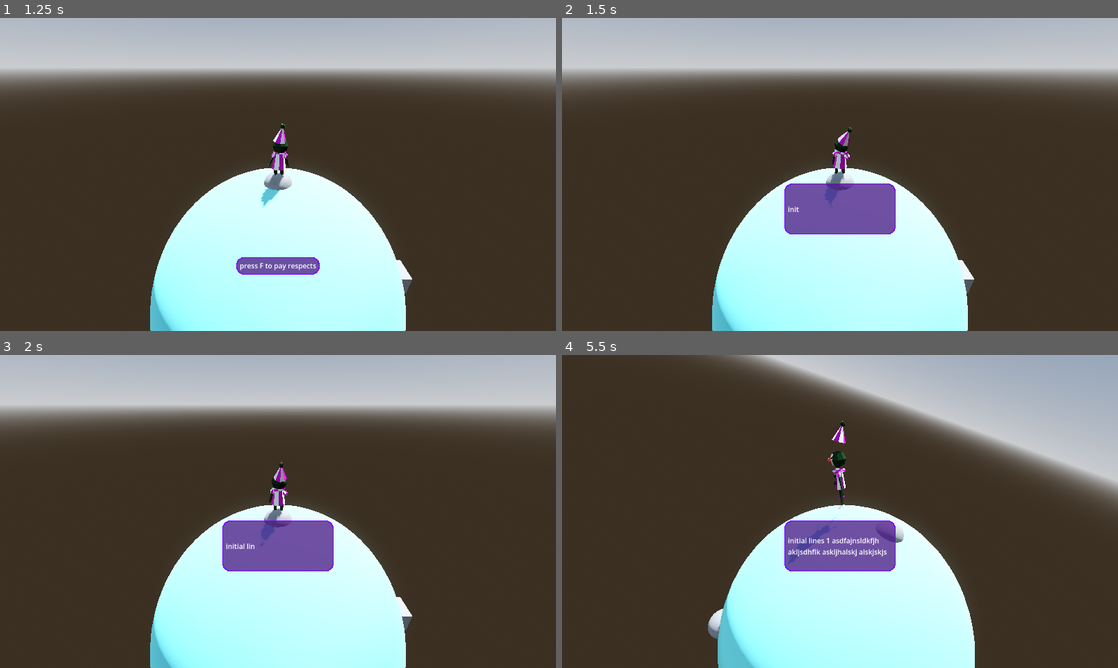
Above: before the commit, frames 1-4 (two rows, left to right).
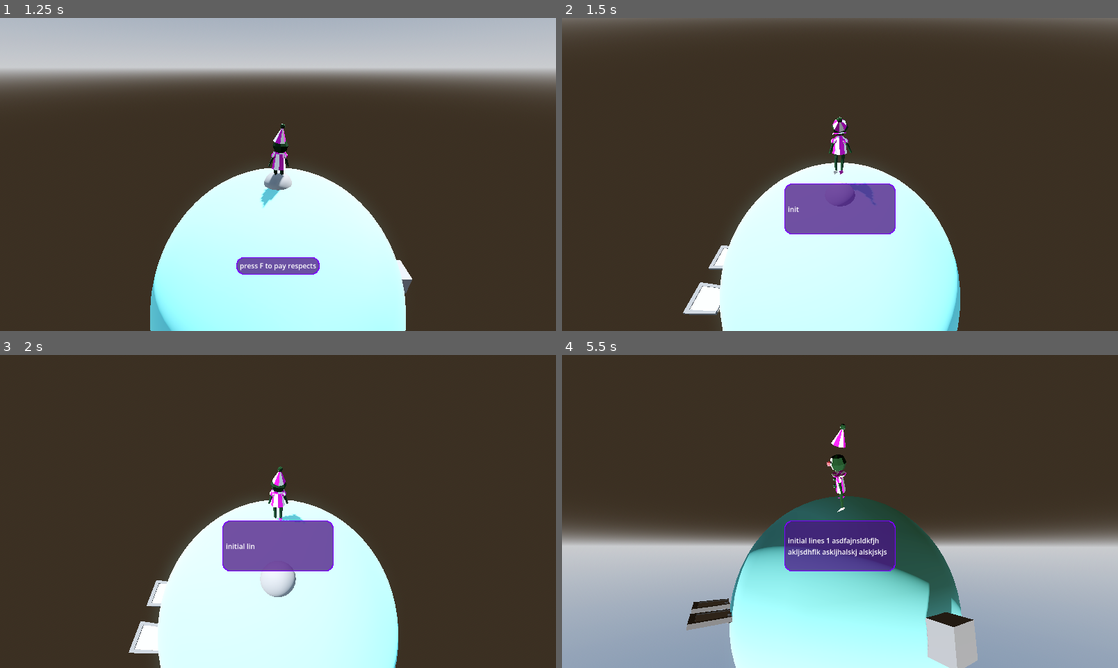
Above: after the commit, the same moments.

Repository: boner-cmd/effective-octo-pancake
Game: Godot game, scene res://Scenes/TitleScreen.tscn
Two runs of this game, one before a commit and one after it. Both use one fixed random seed, a clock stepped at 60 frames per second and the inputs below. The engine's default icon, where the game draws it, is replaced by a stand-in: a white triangle on a blue panel in a dark square. Sound files missing from this copy of the repository are replaced by a short silence.
Inputs (mouse positions are in pixels of both pictures, inside the frame that each line leads up to):
- Up to frame 1 (1.25 s): click (61, 149) at 0.5 s
- Up to frame 2 (1.5 s): tap F (interact) at 1.25 s; move the mouse to (867, 174) at 1.27 s; hold W (up) from 1.28 s (still down); hold Space (advance_dialogue) from 1.28 s (still down)
- Up to frame 3 (2 s): keep holding W (up); keep holding Space (advance_dialogue); tap Enter (ui_accept) at 1.52 s
- Up to frame 4 (5.5 s): move the mouse to (812, 511) at 2.02 s; release Space (advance_dialogue) at 2.03 s; tap F (interact) at 2.1 s; tap Enter (ui_accept) at 2.27, 3.77, 4.52, 5.27 s; move the mouse to (851, 505) at 2.77 s; press the mouse at (851, 505) at 2.78 s; move the mouse to (834, 517) at 3.52 s; release the mouse at (834, 517) at 3.53 s; tap Space (advance_dialogue) at 3.6 s; move the mouse to (878, 514) at 4.27 s; hold F (interact) 4.28-5.03 s; tap Escape (ui_cancel) at 4.9 s; move the mouse to (673, 464) at 5.02 s; release W (up) at 5.03 s; hold A (left) from 5.03 s (still down); click (673, 464) at 5.1 s

Frame 1 is identical in both runs. In frame 2, 31% of the frame differs, in the area x 0-100%, y 0-100%; in frame 3, 32%; in frame 4, 59%.

Commit message:
Refactor AnimController, import settings

Diff:
--- /dev/null
+++ b/Character Scenes/PlayerAnimHandler.gd
@@ -0,0 +1,90 @@
+extends Node3D
+@onready var anim_tree: AnimationTree = $AnimationTree
+
+enum AnimStates {IDLE, WALK, JUMP, GET, GIVE, TALK, VICTORY, EXIT}
+
+var current_anim := AnimStates.IDLE
+
+func _set_player_anim(anim : AnimStates):
+	current_anim = anim
+	match current_anim:
+		AnimStates.IDLE:
+			anim_tree.set("parameters/Reset_Idle/seek_request", 0.0)
+
+			anim_tree.set("parameters/Walk/blend_amount", 0.0)
+			anim_tree.set("parameters/Exit/blend_amount", 0.0)
+			anim_tree.set("parameters/Victory/blend_amount", 0.0)
+
+			anim_tree.set("parameters/Talk/blend_amount", 0.0)
+			anim_tree.set("parameters/Get/blend_amount", 0.0)
+			anim_tree.set("parameters/Give/blend_amount", 0.0)
+		AnimStates.WALK:
+			anim_tree.set("parameters/Reset_Walk/seek_request", 0.0)
+
+			anim_tree.set("parameters/Walk/blend_amount", 1.0)
+			anim_tree.set("parameters/Exit/blend_amount", 0.0)
+			anim_tree.set("parameters/Victory/blend_amount", 0.0)
+
+			anim_tree.set("parameters/Talk/blend_amount", 0.0)
+			anim_tree.set("parameters/Get/blend_amount", 0.0)
+			anim_tree.set("parameters/Give/blend_amount", 0.0)
+		AnimStates.JUMP:
+			anim_tree.set("parameters/Jump/request", AnimationNodeOneShot.ONE_SHOT_REQUEST_FIRE)
+
+			anim_tree.set("parameters/Walk/blend_amount", 0.0)
+			anim_tree.set("parameters/Exit/blend_amount", 0.0)
+			anim_tree.set("parameters/Victory/blend_amount", 0.0)
+
+			anim_tree.set("parameters/Talk/blend_amount", 0.0)
+			anim_tree.set("parameters/Get/blend_amount", 0.0)
+			anim_tree.set("parameters/Give/blend_amount", 0.0)
+
+
+			await anim_tree.animation_finished
+			_set_player_anim(AnimStates.IDLE)
+		AnimStates.GET:
+			anim_tree.set("parameters/Walk/blend_amount", 0.0)
+			anim_tree.set("parameters/Exit/blend_amount", 0.0)
+			anim_tree.set("parameters/Victory/blend_amount", 0.0)
+
+			anim_tree.set("parameters/Talk/blend_amount", 1.0)
+			anim_tree.set("parameters/Get/blend_amount", 1.0)
+			anim_tree.set("parameters/Give/blend_amount", 0.0)
+		AnimStates.GIVE:
+			anim_tree.set("parameters/Walk/blend_amount", 0.0)
+			anim_tree.set("parameters/Exit/blend_amount", 0.0)
+			anim_tree.set("parameters/Victory/blend_amount", 0.0)
+
+			anim_tree.set("parameters/Talk/blend_amount", 1.0)
+			anim_tree.set("parameters/Get/blend_amount", 0.0)
+			anim_tree.set("parameters/Give/blend_amount", 1.0)
+
+		AnimStates.TALK:
+			anim_tree.set("parameters/Walk/blend_amount", 0.0)
+			anim_tree.set("parameters/Exit/blend_amount", 0.0)
+			anim_tree.set("parameters/Victory/blend_amount", 0.0)
+
+			anim_tree.set("parameters/Talk/blend_amount", 1.0)
+			anim_tree.set("parameters/Get/blend_amount", 0.0)
+			anim_tree.set("parameters/Give/blend_amount", 0.0)
+
+		AnimStates.VICTORY:
+			anim_tree.set("parameters/Walk/blend_amount", 0.0)
+			anim_tree.set("parameters/Exit/blend_amount", 0.0)
+			anim_tree.set("parameters/Victory/blend_amount", 1.0)
+
+			anim_tree.set("parameters/Talk/blend_amount", 0.0)
+			anim_tree.set("parameters/Get/blend_amount", 0.0)
+			anim_tree.set("parameters/Give/blend_amount", 0.0)
+
+		AnimStates.EXIT:
+			anim_tree.set("parameters/Reset_Exit/seek_request", 0.0)
+
+			anim_tree.set("parameters/Walk/blend_amount", 0.0)
+			anim_tree.set("parameters/Exit/blend_amount", 1.0)
+			anim_tree.set("parameters/Victory/blend_amount", 0.0)
+			anim_tree.set("parameters/Talk/blend_amount", 0.0)
+			anim_tree.set("parameters/Get/blend_amount", 0.0)
+			anim_tree.set("parameters/Give/blend_amount", 0.0)
+
+			await anim_tree.animation_finished
--- a/Character Scenes/PlayerController.gd
+++ b/Character Scenes/PlayerController.gd
@@ -17,108 +17,27 @@
 @onready var clown: Node3D = $ClownRigFBX
 
 #anim handling
+@onready var current_anim = clown.AnimStates.IDLE
 
-var anim_tree : AnimationTree
-var blend_speed := 50.0
-
-enum {IDLE, WALK, JUMP, GET, GIVE, TALK, VICTORY, EXIT}
-@export var current_anim = IDLE
-
-var walk_val : float = 0.0
-var talk_val : float = 0.0
-var get_val : float = 0.0
-var give_val : float = 0.0
-var vic_val : float = 0.0
-var exit_val : float = 0.0
-
-var Vic_Reset : bool = false
-var Walk_Reset : bool = false
 var Idle_Check : bool = false
-
-func handle_animations(delta):
+func handle_frozen():
 	match current_anim:
-		IDLE:
+		clown.AnimStates.IDLE:
 			movement_frozen = false
-			walk_val = lerpf(walk_val, 0.0, blend_speed * delta)
-			talk_val = lerpf(talk_val, 0.0, blend_speed * delta)
-			get_val = lerpf(get_val, 0.0, blend_speed * delta)
-			give_val = lerpf(give_val, 0.0, blend_speed * delta)
-			vic_val = 0.0
-			exit_val = 0.0
-			Walk_Reset = true
-		WALK:
+		clown.AnimStates.WALK:
 			movement_frozen = false
-			if Walk_Reset:
-				anim_tree.set("parameters/Reset_Walk/seek_request", 0.0)
-				Walk_Reset = false
-			walk_val = lerpf(walk_val, 1.0, blend_speed * delta)
-			talk_val = lerpf(talk_val, 0.0, blend_speed * delta)
-			get_val = lerpf(get_val, 0.0, blend_speed * delta)
-			give_val = lerpf(give_val, 0.0, blend_speed * delta)
-			vic_val = 0.0
-			exit_val = 0.0
-		JUMP:
+		clown.AnimStates.JUMP:
 			movement_frozen = false
-			walk_val = 0.0
-			talk_val = 0.0
-			get_val = 0.0
-			give_val = 0.0
-			vic_val = 0.0
-			exit_val = 0.0
-			Walk_Reset = true
-		TALK:
+		clown.AnimStates.TALK:
 			movement_frozen = true
-			walk_val = lerpf(walk_val, 0.0, blend_speed * delta)
-			talk_val = 1.0
-			get_val = lerpf(get_val, 0.0, blend_speed * delta)
-			give_val = lerpf(give_val, 0.0, blend_speed * delta)
-			vic_val = 0.0
-			exit_val = 0.0
-		GET:
+		clown.AnimStates.GET:
 			movement_frozen = true
-			walk_val = lerpf(walk_val, 0.0, blend_speed * delta)
-			talk_val = 1.0
-			get_val = lerpf(get_val, 1.0, blend_speed * delta)
-			give_val = lerpf(give_val, 0.0, blend_speed * delta)
-			vic_val = 0.0
-			exit_val = 0.0
-		GIVE:
+		clown.AnimStates.GIVE:
 			movement_frozen = true
-			walk_val = lerpf(walk_val, 0.0, blend_speed * delta)
-			talk_val = 1.0
-			get_val = lerpf(get_val, 0.0, blend_speed * delta)
-			give_val = lerpf(give_val, 1.0, blend_speed * delta)
-			vic_val = 0.0
-			exit_val = 0.0
-		VICTORY:
+		clown.AnimStates.VICTORY:
 			movement_frozen = false
-			if Vic_Reset:
-				anim_tree.set("parameters/Reset_Victory/seek_request", 0.0)
-				Vic_Reset = false
-			walk_val = 0.0
-			talk_val = 0.0
-			get_val = 0.0
-			give_val = 0.0
-			vic_val = 1.0
-			exit_val = 0.0
-		EXIT:
+		clown.AnimStates.EXIT:
 			movement_frozen = true
-			anim_tree.set("parameters/Reset_Exit/seek_request", 0.0)
-			walk_val = 0.0
-			talk_val = 0.0
-			get_val = 0.0
-			give_val = 0.0
-			vic_val = 0.0
-			exit_val = 1.0
-
-
-func update_tree():
-	anim_tree["parameters/Walk/blend_amount"] = walk_val
-	anim_tree["parameters/Talk/blend_amount"] = talk_val
-	anim_tree["parameters/Get/blend_amount"] = get_val
-	anim_tree["parameters/Give/blend_amount"] = give_val
-	anim_tree["parameters/Victory/blend_amount"] = vic_val
-	anim_tree["parameters/Exit/blend_amount"] = exit_val
 
 var move_direction : Vector3
 
@@ -142,22 +61,17 @@
 	if event.is_action_pressed("ui_cancel"):
 		Input.mouse_mode = Input.MOUSE_MODE_VISIBLE
 
-		#set explosion
-		Vic_Reset = true
-		current_anim = VICTORY
+		clown._set_player_anim(clown.AnimStates.VICTORY)
 
 	if event.is_action_pressed("left") or event.is_action_pressed("right") or event.is_action_pressed("up") or event.is_action_pressed("down"):
 		if $"../MapUI".visible == false:
 			Input.mouse_mode = Input.MOUSE_MODE_CAPTURED
 
-
 	if event.is_action_pressed("toggle_map"):
 		Input.mouse_mode = Input.MOUSE_MODE_VISIBLE
 
-
-
 	if is_on_floor() and event.is_action_pressed("jump"):
-		anim_tree.set("parameters/Jump/request", AnimationNodeOneShot.ONE_SHOT_REQUEST_FIRE)
+		clown._set_player_anim(clown.AnimStates.JUMP)
 
 func _unhandled_input(event: InputEvent) -> void:
 	var is_camera_motion := (
@@ -168,21 +82,19 @@
 		_camera_input_direction = event.screen_relative * mouse_sensitivity
 
 func _ready() -> void:
-	anim_tree = clown.get_node("AnimationTree")
+	pass
 
 func _physics_process(delta: float) -> void:
-	handle_animations(delta)
-	update_tree()
 	if DialogueManager.is_dialogue_active == true:
-		if DialogueManager.dialogue_state == DialogueManager.CONV_STATE.PLAYER_LISTEN:
-			current_anim = TALK
-		if DialogueManager.dialogue_state == DialogueManager.CONV_STATE.PLAYER_GIVE:
-			current_anim = GIVE
-		if DialogueManager.dialogue_state == DialogueManager.CONV_STATE.PLAYER_RECEIVE:
-			current_anim = GET
-	else:
-		current_anim = IDLE
-
+		match DialogueManager.dialogue_state:
+			DialogueManager.CONV_STATE.PLAYER_LISTEN:
+				clown._set_player_anim(clown.AnimStates.TALK)
+			DialogueManager.CONV_STATE.PLAYER_GIVE:
+				clown._set_player_anim(clown.AnimStates.GIVE)
+			DialogueManager.CONV_STATE.PLAYER_RECEIVE:
+				clown._set_player_anim(clown.AnimStates.GET)
+			DialogueManager.CONV_STATE.COMPLETE:
+				clown._set_player_anim(clown.AnimStates.IDLE)
 
 	if !movement_frozen:
 		_camera_pivot.rotation.x -= _camera_input_direction.y * delta
@@ -202,11 +114,11 @@
 		if raw_input != Vector2(0,0):
 			clown.rotation.y = _camera_pivot.rotation.y - (raw_input.angle() + PI/2)
 			Idle_Check = true
-			current_anim = WALK
+			if clown.current_anim != clown.AnimStates.WALK:
+				clown._set_player_anim(clown.AnimStates.WALK)
 
 		elif Idle_Check:
-			anim_tree.set("parameters/Reset_Idle/seek_request", 0.0)
-			current_anim = IDLE
+			clown._set_player_anim(clown.AnimStates.IDLE)
 			Idle_Check = false
 
 		grav_calc()
--- a/Character Scenes/clown_rig_fbx.tscn
+++ b/Character Scenes/clown_rig_fbx.tscn
@@ -2,6 +2,7 @@
 
 [ext_resource type="PackedScene" uid="uid://oncrpmqt4uub" path="res://Character Export Files/clown/ClownRigFBX.fbx" id="1_ygjs2"]
 [ext_resource type="Material" uid="uid://duxrv1sbho72h" path="res://Character Export Files/Materials/ClownTexture.tres" id="2_qq7ma"]
+[ext_resource type="Script" uid="uid://dg4u7vgwxj36" path="res://Character Scenes/PlayerAnimHandler.gd" id="2_tpj65"]
 [ext_resource type="AnimationLibrary" uid="uid://wt4lshmxqrle" path="res://Character Export Files/clown/ClownAnimations/FromGodot/ClownAnimLibrary.res" id="3_sqv3x"]
 
 [sub_resource type="AnimationNodeAnimation" id="AnimationNodeAnimation_qq7ma"]
@@ -57,7 +58,7 @@
 [sub_resource type="AnimationNodeBlend2" id="AnimationNodeBlend2_stcd8"]
 
 [sub_resource type="AnimationNodeBlendTree" id="AnimationNodeBlendTree_7bg5t"]
-graph_offset = Vector2(-77.23334, -101.30133)
+graph_offset = Vector2(-474.3559, 253.2656)
 nodes/output/position = Vector2(1800, 120)
 nodes/Anim_Idle/node = SubResource("AnimationNodeAnimation_ecp6r")
 nodes/Anim_Idle/position = Vector2(-80, -220)
@@ -72,7 +73,7 @@
 nodes/Anim_Listen/node = SubResource("AnimationNodeAnimation_fgftn")
 nodes/Anim_Listen/position = Vector2(120, 480)
 nodes/Anim_Victory/node = SubResource("AnimationNodeAnimation_ygjs2")
-nodes/Anim_Victory/position = Vector2(1040, 580)
+nodes/Anim_Victory/position = Vector2(1080, 560)
 nodes/Walk/node = SubResource("AnimationNodeBlend2_stcd8")
 nodes/Walk/position = Vector2(340, -120)
 nodes/Jump/node = SubResource("AnimationNodeOneShot_sqv3x")
@@ -92,7 +93,7 @@
 nodes/Reset_Victory/node = SubResource("AnimationNodeTimeSeek_sqv3x")
 nodes/Reset_Victory/position = Vector2(1320, 560)
 "nodes/TimeScale 2/node" = SubResource("AnimationNodeTimeScale_sqv3x")
-"nodes/TimeScale 2/position" = Vector2(1500, 480)
+"nodes/TimeScale 2/position" = Vector2(1440, 560)
 nodes/Reset_Idle/node = SubResource("AnimationNodeTimeSeek_ecp6r")
 nodes/Reset_Idle/position = Vector2(160, -220)
 nodes/Anim_ExitDoor/node = SubResource("AnimationNodeAnimation_qq7ma")
@@ -106,20 +107,24 @@
 node_connections = [&"output", 0, &"Victory", &"Walk", 0, &"Reset_Idle", &"Walk", 1, &"Reset_Walk", &"Jump", 0, &"Walk" …(518 unchanged characters)…
 
 [node name="ClownRigFBX" unique_id=77601808 instance=ExtResource("1_ygjs2")]
+script = ExtResource("2_tpj65")
 
 [node name="Skeleton3D" parent="Rig" parent_id_path=PackedInt32Array(1346645065) index="0" unique_id=1334537233]
-bones/2/position = Vector3(0, 0.002500003, 0)
-bones/2/rotation = Quaternion(0, 0, 0, 1)
+bones/2/position = Vector3(-0.0011467235, 0.002524902, 0.0003706064)
+bones/2/rotation = Quaternion(0.02216755, 0.0041761817, -0.04048715, 0.9989255)
 bones/3/position = Vector3(-1.6885689e-10, 0.0029941183, -8.050192e-11)
-bones/3/rotation = Quaternion(0, 0, 0, 1)
-bones/4/rotation = Quaternion(-0.9890514, -4.309209e-08, 1.16018036e-07, 0.14757188)
-bones/6/rotation = Quaternion(7.69735e-08, 0.16749677, 0.9858726, -1.30775675e-08)
-bones/8/rotation = Quaternion(0.99952626, 0.00037702796, -0.027574765, -0.013666067)
+bones/3/rotation = Quaternion(-0.0030049384, -0.0016402706, -0.07543147, 0.9971451)
+bones/4/rotation = Quaternion(-0.925464, 0.0686871, -0.3272313, 0.17809637)
+bones/6/rotation = Quaternion(-0.17203894, 0.14195676, 0.9686031, -0.109813966)
+bones/8/rotation = Quaternion(0.9835253, 0.17652532, -0.03655091, 0.013451418)
 bones/9/position = Vector3(0.00010731806, 0.005562804, -6.0597074e-07)
-bones/10/rotation = Quaternion(0.99952626, 0.00037702578, 0.02757483, 0.013666067)
+bones/9/rotation = Quaternion(0.070988365, 0.012401652, 0.023071257, 0.9971332)
+bones/10/rotation = Quaternion(0.9819164, 0.16532433, 0.088516936, 0.025937038)
+bones/11/rotation = Quaternion(-0.031185754, -0.02932609, -0.0005048418, 0.99908316)
 bones/12/position = Vector3(9.199295e-06, 0.0051881243, 0.00019031962)
-bones/12/rotation = Quaternion(0.036402073, -0.004477922, 0.12201042, 0.991851)
+bones/12/rotation = Quaternion(-0.013178121, -0.006456093, 0.067394994, 0.99761856)
 bones/13/position = Vector3(-0.00030511033, 0.003186539, -4.5399648e-10)
+bones/13/rotation = Quaternion(0.08117428, 0.035492223, -0.04850132, 0.9948863)
 
 [node name="Collar_mesh" parent="Rig/Skeleton3D" index="0" unique_id=931603580]
 surface_material_override/0 = ExtResource("2_qq7ma")
--- a/Character Scenes/player_character.tscn
+++ b/Character Scenes/player_character.tscn
@@ -25,19 +25,6 @@
 
 [node name="ClownRigFBX" parent="." unique_id=77601808 instance=ExtResource("2_4chgf")]
 
-[node name="Skeleton3D" parent="ClownRigFBX/Rig" parent_id_path=PackedInt32Array(77601808, 1346645065) index="0" unique_id=1334537233]
-bones/2/position = Vector3(0, 0.002500003, 0)
-bones/2/rotation = Quaternion(0, 0, 0, 1)
-bones/3/rotation = Quaternion(0, 0, 0, 1)
-bones/4/rotation = Quaternion(-0.9890514, -4.309209e-08, 1.16018036e-07, 0.14757188)
-bones/6/rotation = Quaternion(7.69735e-08, 0.16749677, 0.9858726, -1.30775675e-08)
-bones/8/rotation = Quaternion(0.99952626, 0.00037702796, -0.027574765, -0.013666067)
-bones/9/rotation = Quaternion(0, 0, 0, 1)
-bones/10/rotation = Quaternion(0.99952626, 0.00037702578, 0.02757483, 0.013666067)
-bones/11/rotation = Quaternion(0, 0, 0, 1)
-bones/12/rotation = Quaternion(0.036402073, -0.004477922, 0.12201042, 0.991851)
-bones/13/rotation = Quaternion(0, 0, 0, 1)
-
 [node name="RayCast3D" type="RayCast3D" parent="." unique_id=425421893]
 collision_mask = 2
 
Not shown, added: Character Scenes/PlayerAnimHandler.gd.uid
Not shown, added: planets/textures/astronaut/moon planet texture/moon planet texture expore png.png.import
Not shown, added: planets/textures/boddhisatva/boddhisatva lotus texture.png.import
Not shown, added: planets/textures/gatekeeper/gatekeeper texture.png.import
Not shown, added: planets/textures/hungry horse/hungry horse planet texture export.png.import
Not shown, added: planets/textures/lamp/lamp planet texture.png.import
Not shown, added: planets/textures/no i dear/no i dear planet texture.png.import
Not shown, added: planets/textures/rusty robot/circuit planet texture.png.import
Not shown, added: planets/textures/sisyphus/rock planet texture.png.import
Not shown, added: planets/textures/slime mold/slime planet texture.png.import
Not shown, added: planets/textures/snowman/planet texture/snowman planet texture.png.import
